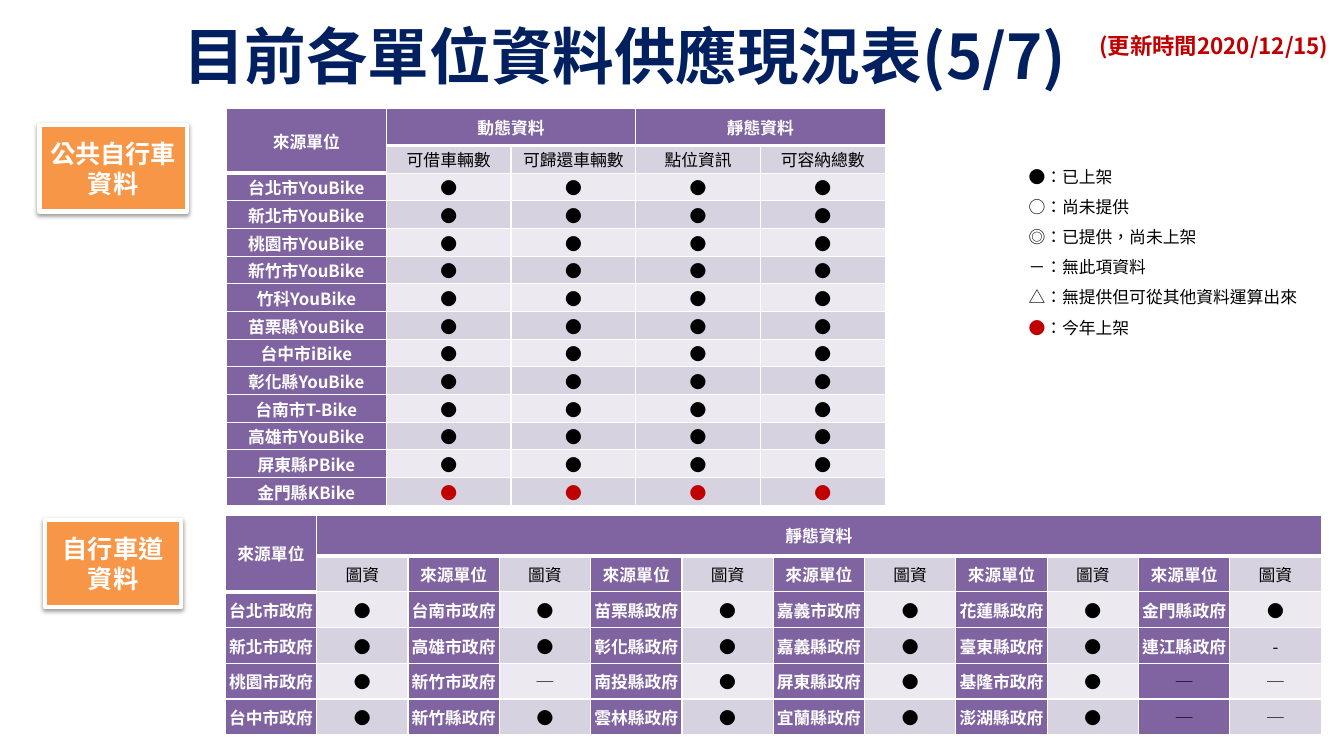
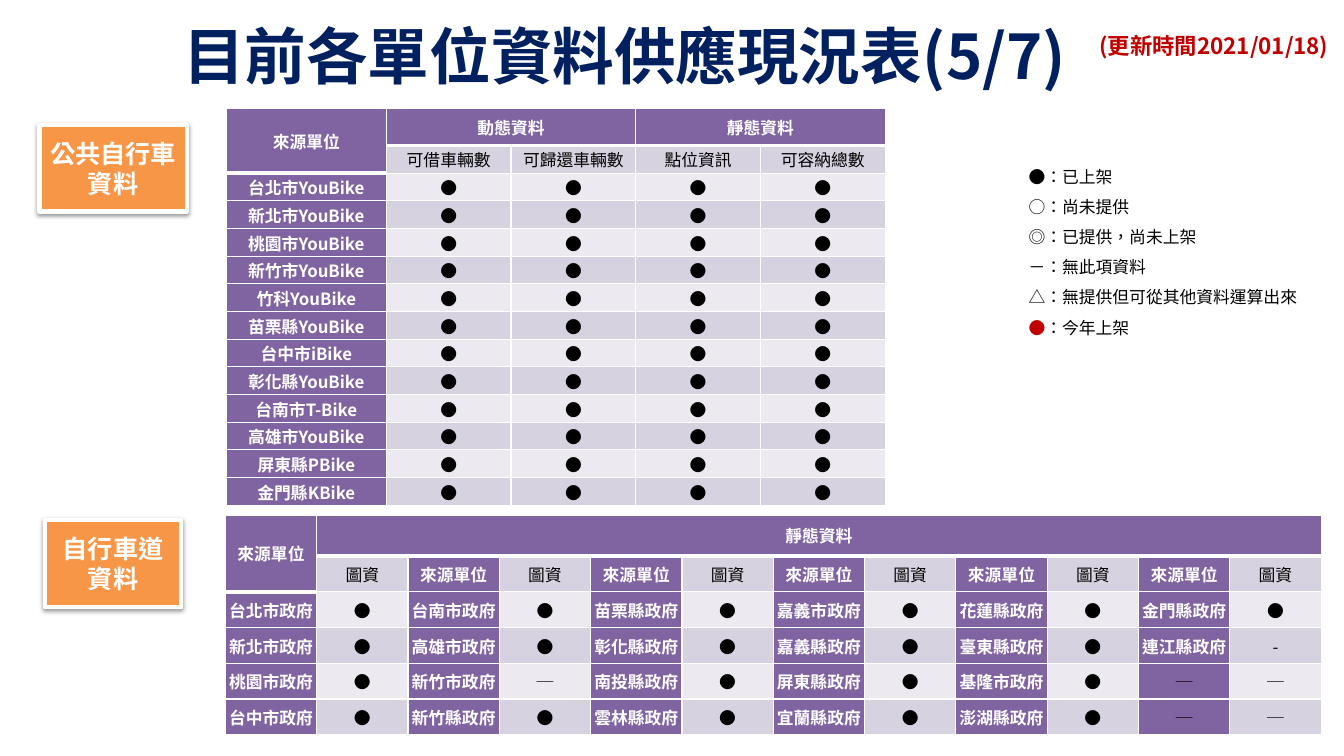
Before and after one commit to ptxmotc/data-provide-status, a slide deck: slide 5 of 各單位資料供應現況表.pptx. Drawn at 1344x756 pixels with LibreOffice and Linux fonts; fonts in the diff are those of the drawing; background and template pictures are left out. Boxes give left, top, right and bottom in pixels: in the first picture for what was removed or moved away, otherwise in the second. Text is boxed around its words. In the diff, an @@ line names an element or a change of style, - is before the commit and + after.

```diff
--- a/各單位資料供應現況表.pptx
+++ b/各單位資料供應現況表.pptx
@@ text at (1100,35,1329,59): text changed @@
-(更新時間2020/12/15)
+(更新時間2021/01/18)
@@ table at (226,108,886,505) @@
@@ text colour #C00000 to #000000 in "●", "●", "●", "●" @@
```
Also in this commit, not shown: 8 other slides changed, 1 other file.
